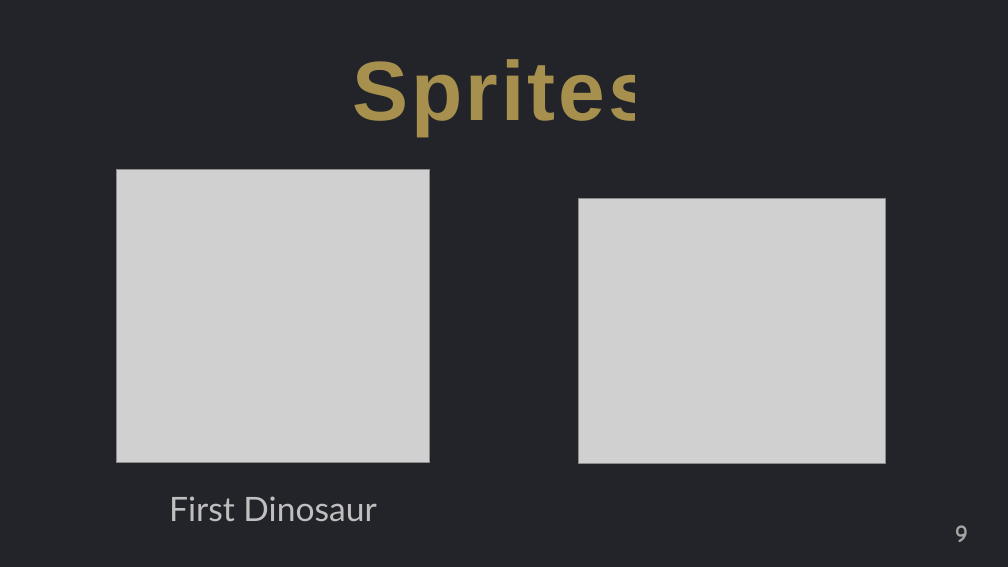
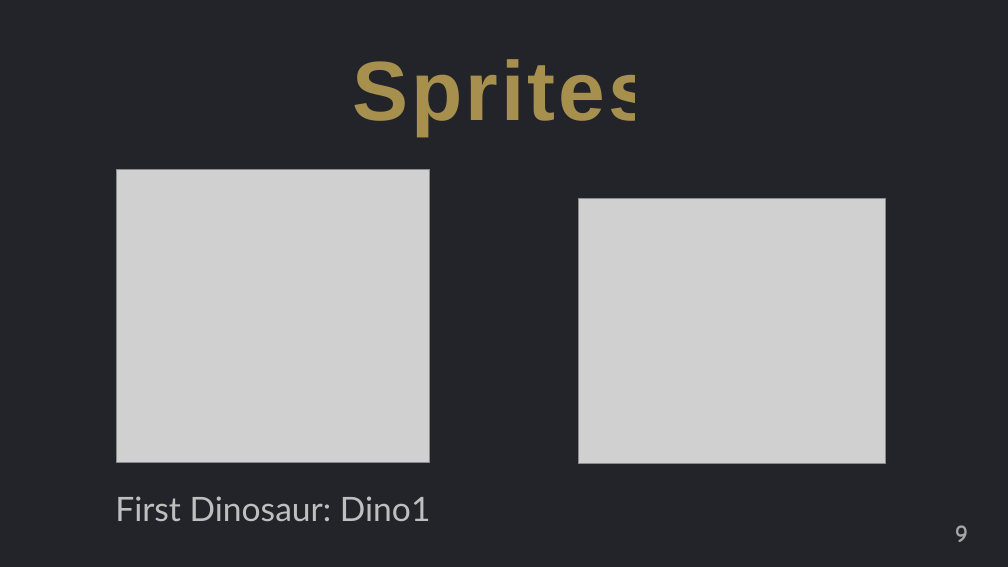
Before and after one commit to jguo108/My-Programming-Courses, a slide deck: slide 9 of Scratch for Newbies/Level2/1 Knock Knock/Note/Notes.pptx. Drawn at 1008x567 pixels with LibreOffice and Linux fonts; fonts in the diff are those of the drawing; grey boxes stand for pictures. Boxes give left, top, right and bottom in pixels: in the first picture for what was removed or moved away, otherwise in the second. Text is boxed around its words. In the diff, an @@ line names an element or a change of style, - is before the commit and + after.

```diff
--- a/Scratch for Newbies/Level2/1 Knock Knock/Note/Notes.pptx
+++ b/Scratch for Newbies/Level2/1 Knock Knock/Note/Notes.pptx
@@ text at (115, 496, 431, 521): text changed @@
-First Dinosaur
+First Dinosaur: Dino1
```
Also in this commit, not shown: 1 other slide changed, 19 slides added, 9 slides removed, 24 other files.
